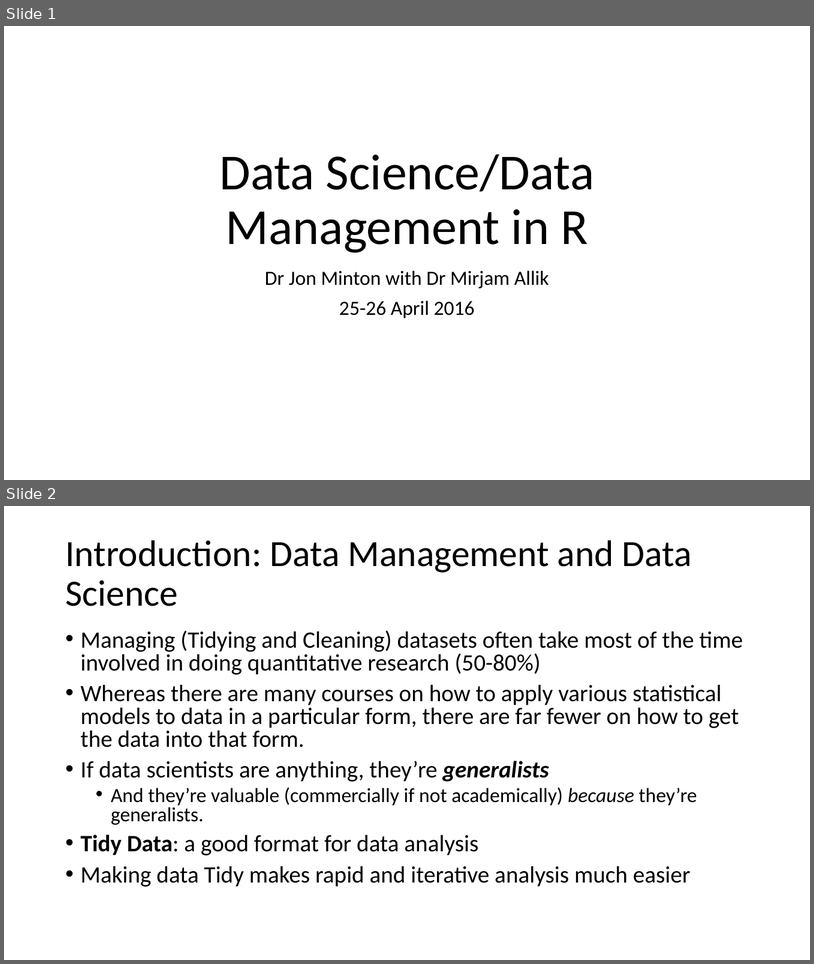
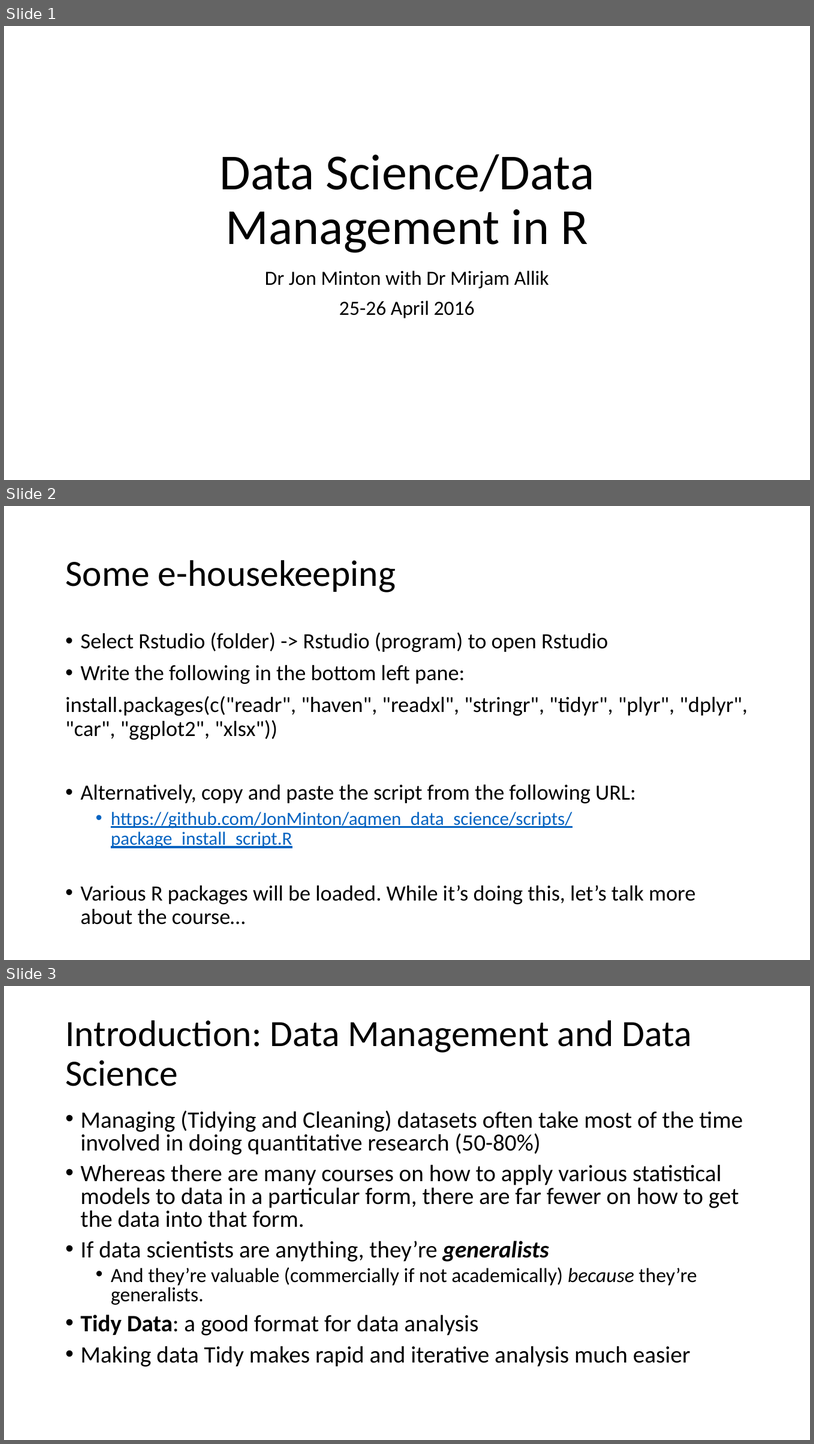
Before and after one commit to JonMinton/aqmen_data_science, a slide deck: slides/data_science_workshop_slides.pptx. Shown one above the other, each under a label of ours: slides 1 and 2 before the commit, slides 1, 2 and 3 after it. The pictures are 814x964 and 814x1444 pixels, drawn with LibreOffice and Linux fonts; fonts in the diff are those of the drawing. Boxes give left, top, right and bottom in pixels: in the first picture for what was removed or moved away, otherwise in the second. Text is boxed around its words. In the diff, an @@ line names an element or a change of style, - is before the commit and + after.

Commit message:
produce package install script

```diff
--- a/slides/data_science_workshop_slides.pptx
+++ b/slides/data_science_workshop_slides.pptx
@@ slide 2 added at bbox=[4, 506, 810, 960], background #FFFFFF @@
@@ title added at bbox=[65, 560, 396, 592], 44 pt, text #000000 @@
+Some e-housekeeping
@@ text added at bbox=[65, 632, 747, 924], 25.9 pt, text #000000 @@
+• Select Rstudio (folder) -> Rstudio (program) to open Rstudio
+• Write the following in the bottom left pane:
+install.packages(c("readr", "haven", "readxl", "stringr", "tidyr", "plyr", "dplyr", "car", "ggplot2", "xlsx"))
+• Alternatively, copy and paste the script from the following URL:
+  • https://github.com/JonMinton/aqmen_data_science/scripts/package_install_script.R
+• Various R packages will be loaded. While it’s doing this, let’s talk more about the course…
@@ what was slide 2 is now slide 3 @@
```
Also in this commit, not shown: 1 slide changed, 2 other files.
